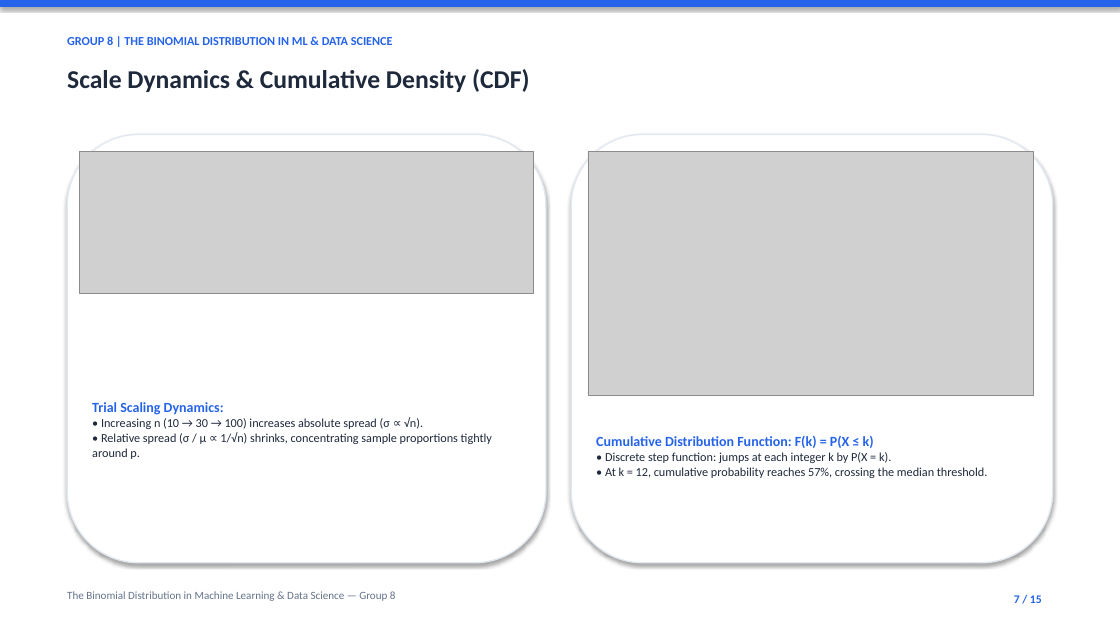
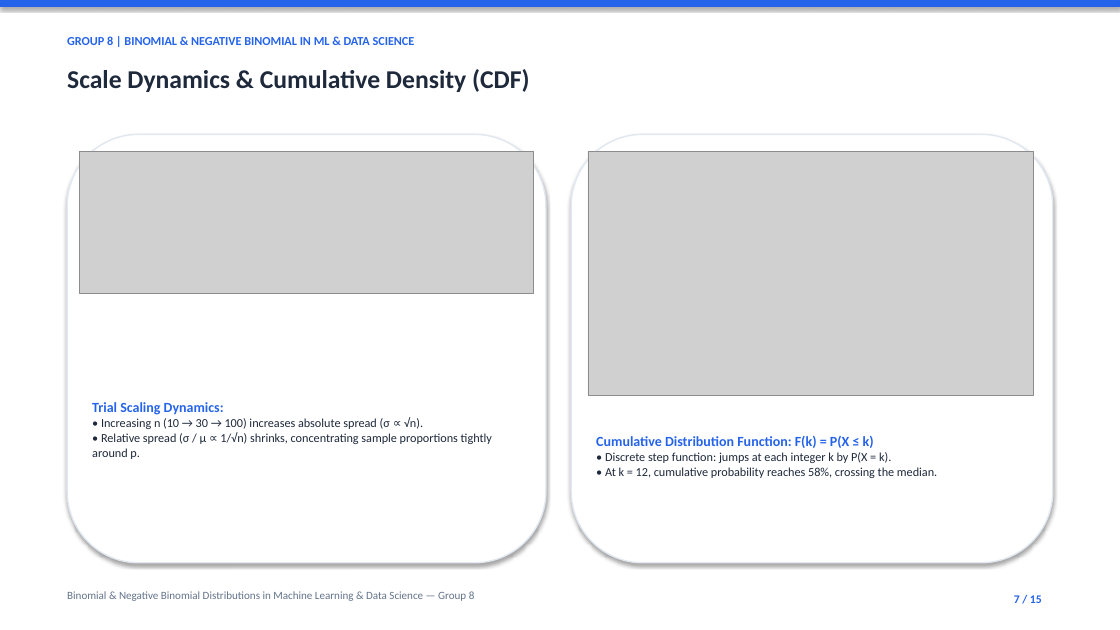
Before and after one commit to TariqYouhana/stat-probability-distributions-ml, a slide deck: slide 7 of slides.pptx. Drawn at 1120x630 pixels with LibreOffice and Linux fonts; fonts in the diff are those of the drawing; grey boxes stand for pictures. Boxes give left, top, right and bottom in pixels: in the first picture for what was removed or moved away, otherwise in the second. Text is boxed around its words. In the diff, an @@ line names an element or a change of style, - is before the commit and + after.

Commit message:
Fix CDF 58%, NB overdispersion wording, header/footer naming, and r positive integer

```diff
--- a/slides.pptx
+++ b/slides.pptx
@@ text at (x1=67, y1=36, x2=415, y2=45): text changed @@
-GROUP 8 | THE BINOMIAL DISTRIBUTION IN ML & DATA SCIENCE
+GROUP 8 | BINOMIAL & NEGATIVE BINOMIAL IN ML & DATA SCIENCE
@@ text at (x1=605, y1=452, x2=937, y2=478): text changed @@
-• Discrete step function: jumps at each integer k by P(X = k).
-• At k = 12, cumulative probability reaches 57%, crossing the median threshold.
+• Discrete step function: jumps at each integer k by P(X = k).
+• At k = 12, cumulative probability reaches 58%, crossing the median.
@@ text at (x1=67, y1=591, x2=475, y2=601): text changed @@
-The Binomial Distribution in Machine Learning & Data Science — Group 8
+Binomial & Negative Binomial Distributions in Machine Learning & Data Science — Group 8
```
Also in this commit, not shown: 12 other slides changed, 3 other files.
